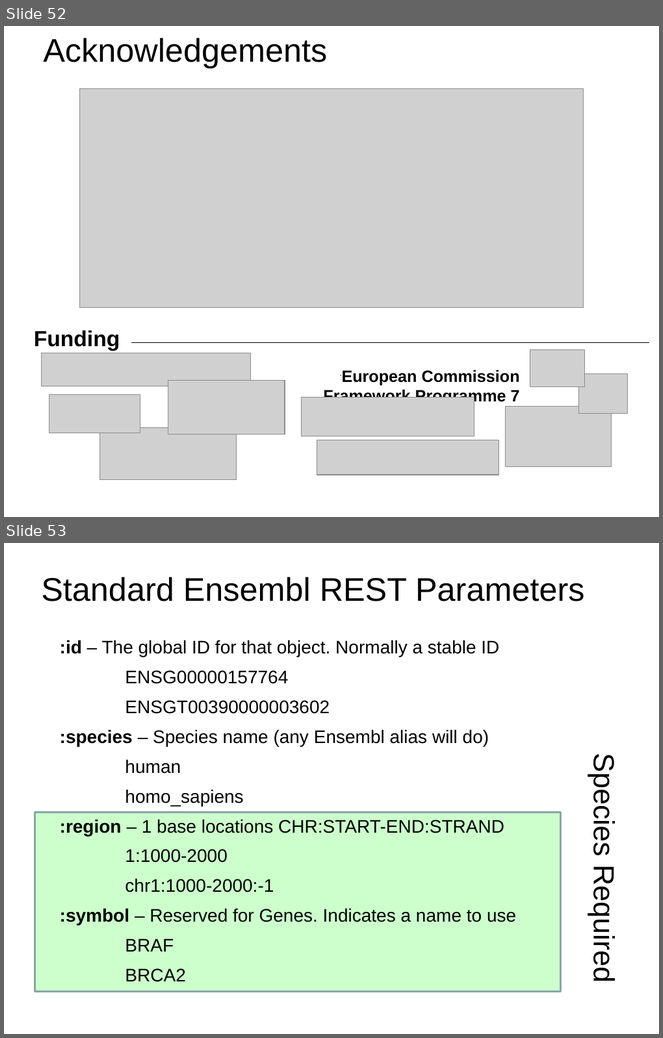
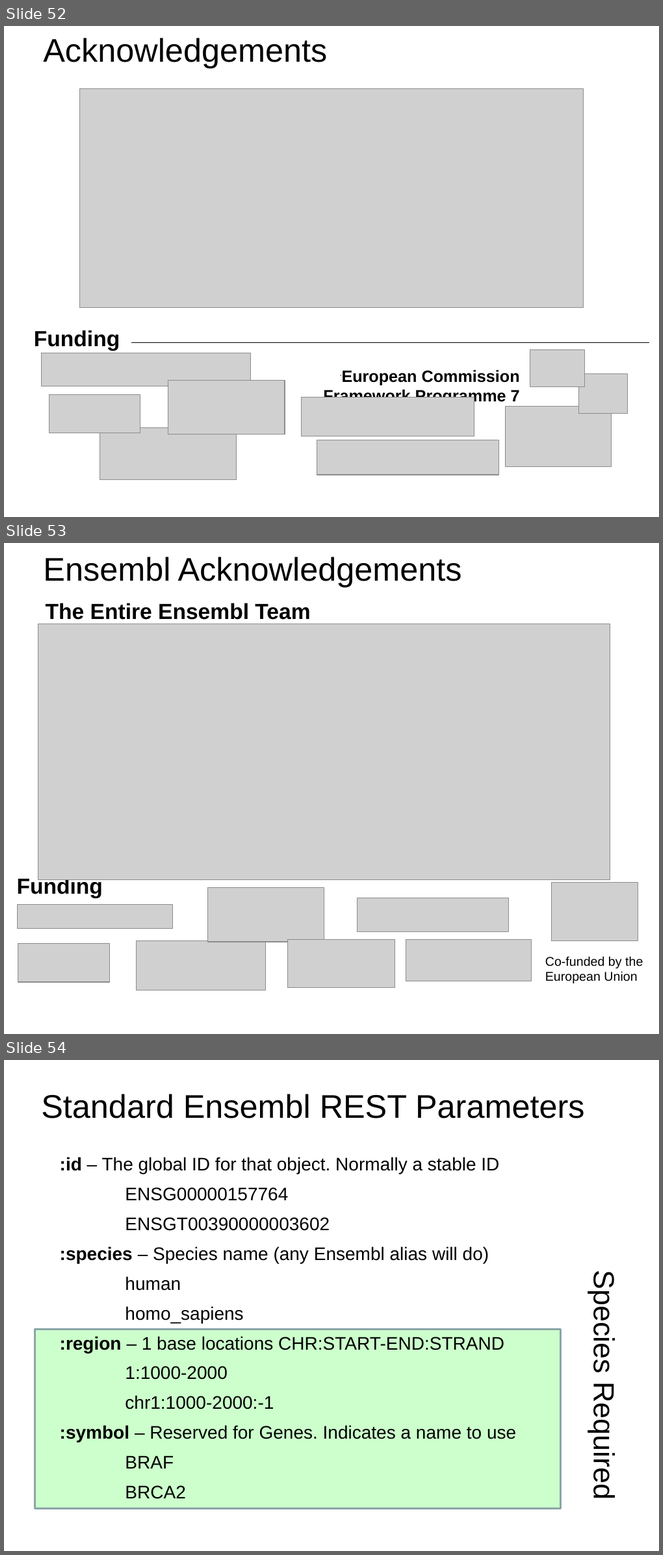
Before and after one commit to Ensembl/ensembl-presentation, a slide deck: API/REST/REST_bitesized.pptx. Shown one above the other, each under a label of ours: slides 52 and 53 before the commit, slides 52, 53 and 54 after it. The pictures are 663x1038 and 663x1555 pixels, drawn with LibreOffice and Linux fonts; fonts in the diff are those of the drawing; grey boxes stand for pictures; background and template pictures are left out. Boxes give left, top, right and bottom in pixels: in the first picture for what was removed or moved away, otherwise in the second. Text is boxed around its words. In the diff, an @@ line names an element or a change of style, - is before the commit and + after.

Commit message:
updated acknowledgement slide

```diff
--- a/API/REST/REST_bitesized.pptx
+++ b/API/REST/REST_bitesized.pptx
@@ slide 53 added at [4,543,659,1034], background #FFFFFF @@
@@ title added at [43,557,462,587], 36 pt, text #000000 @@
+Ensembl Acknowledgements
@@ text added at [46,603,310,620], 24 pt, text #000000, bold @@
+The Entire Ensembl Team
@@ picture added at [38,624,610,880] @@
@@ text added at [17,876,103,899], 24 pt, text #000000, bold @@
+Funding
@@ picture added at [207,888,324,943] @@
@@ picture added at [552,883,638,942] @@
@@ picture added at [17,904,173,930] @@
@@ picture added at [357,898,509,932] @@
@@ picture added at [18,944,109,982] @@
@@ picture added at [136,941,265,990] @@
@@ picture added at [287,939,395,988] @@
@@ picture added at [406,939,531,981] @@
@@ text added at [545,956,643,984], 14 pt, text #000000 @@
+Co-funded by the European Union
@@ what was slide 53 is now slide 54 @@
```
Also in this commit, not shown: 1 other file.
